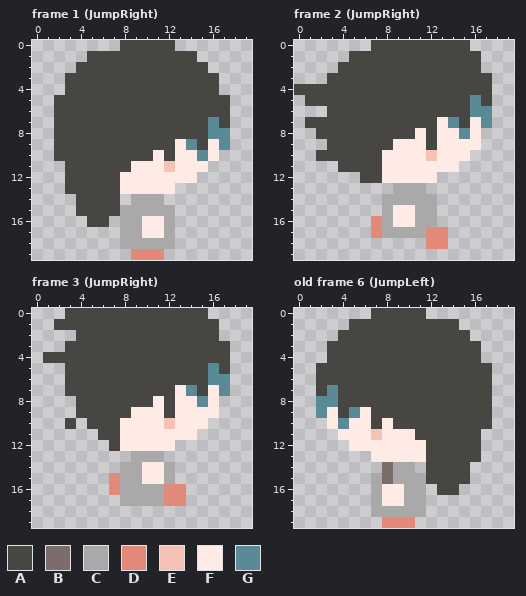
Two versions of one pixel-art file, Assets/Sprites/Characters/girlJUMP.aseprite. Above is the file before it was changed.
20x20 pixels, 10 frames. Shown: frame 1 (JumpRight), frame 2 (JumpRight), frame 3 (JumpRight), old frame 6 (JumpLeft). The commit also changed other frames, which this record leaves out.
Visible layers, top first: "Layer 2", "Layer 1".
Palette (. is transparent): A #484643  B #7d6c6c  C #a9a9a9  D #e28979  E #f4c3b3  F #ffebe5  G #5a8a96
Pixels before, frame 1 (JumpRight), first column x 2:
 0 ......AAAAA.....
 1 ...AAAAAAAAAA...
 2 ..AAAAAAAAAAAA..
 3 .AAAAAAAAAAAAAA.
 4 .AAAAAAAAAAAAAA.
 5 AAAAAAAAAAAAAAAA
 6 AAAAAAAAAAAAAAAA
 7 AAAAAAAAAAAAAAGA
 8 AAAAAAAAAAAAAAGG
 9 AAAAAAAAAAAFGAFG
10 AAAAAAAAAFAFFGF.
11 .AAAAAAFFFEFFF..
12 .AAAAAFFFFFFF...
13 .AAAAAFFFFF.....
14 ..AAAA.CCC......
15 ..AAAACCCCC.....
16 ...AA.CCFFC.....
17 ......CCFFC.....
18 ......CCCCC.....
19 .......DDD......
Pixels before, frame 2 (JumpRight), first column x 0:
 0 .......AAAAAAAAA..
 1 .....AAAAAAAAAAAA.
 2 ....AAAAAAAAAAAAA.
 3 ...AAAAAAAAAAAAAAA
 4 AAAAAAAAAAAAAAAAAA
 5 .AAAAAAAAAAAAAAAGA
 6 ...AAAAAAAAAAAAAGG
 7 .AAAAAAAAAAAAFGAFG
 8 ..AAAAAAAAAFAFFGF.
 9 ...AAAAAAFFFAFFFF.
10 ..AAAAAAFFFFEFFF..
11 ....AAAAFFFFFFF...
12 ......AAFFFFF.....
13 .........CCC......
14 ........CCCCC.....
15 ........CFFCC.....
16 .......DCFFCC.....
17 .......DCCCCDD....
18 ............DD....
Pixels before, frame 3 (JumpRight), first column x 1:
 0 ..AAAAAAAAAAAAA..
 1 .AAAAAAAAAAAAAAA.
 2 ...AAAAAAAAAAAAA.
 3 ..AAAAAAAAAAAAAAA
 4 AAAAAAAAAAAAAAAAA
 5 ..AAAAAAAAAAAAAGA
 6 ..AAAAAAAAAAAAAGG
 7 ..AAAAAAAAAAFGAFG
 8 ...AAAAAAAFAFFGF.
 9 ...AAAAAFFFAFFFF.
10 ..A.AAAFFFFEFFF..
11 .....AAFFFFFFF...
12 ......AFFFFF.....
13 ........CCC......
14 .......CCFFC.....
15 ......DCCFFC.....
16 ......DCCCCDD....
17 .......CCCCDD....
Pixels before, old frame 6 (JumpLeft), first column x 2:
 0 .....AAAAA......
 1 ...AAAAAAAAAA...
 2 ..AAAAAAAAAAAA..
 3 .AAAAAAAAAAAAAA.
 4 .AAAAAAAAAAAAAA.
 5 AAAAAAAAAAAAAAAA
 6 AAAAAAAAAAAAAAAA
 7 AGAAAAAAAAAAAAAA
 8 GGAAAAAAAAAAAAAA
 9 GFAGFAAAAAAAAAAA
10 .FGFFAFAAAAAAAAA
11 ..FFFEFFFAAAAAA.
12 ...FFFFFFFAAAAA.
13 .....FFFFFAAAAA.
14 ......BCC.AAAA..
15 .....CBCCCAAAA..
16 .....CFFCC.AA...
17 .....CFFCC......
18 .....CCCCC......
19 ......DDD.......
Once edited:
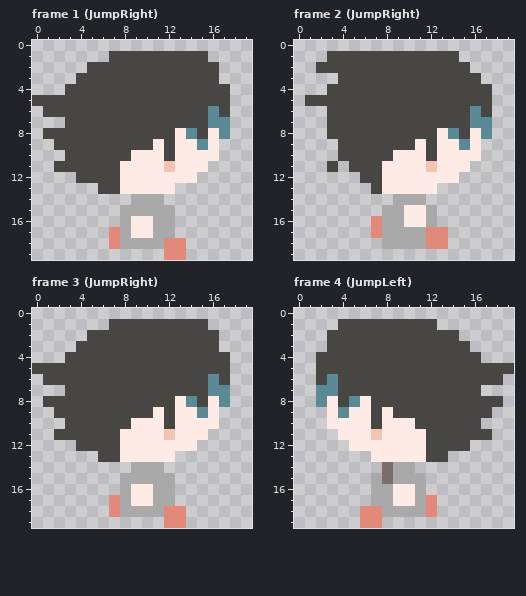
A new or re-ordered frame is compared with the old frame closest to it.
Difference:
frames re-ordered
Changed rows in their new state; - is an unchanged pixel.
Frame 1 (JumpRight), layers "Layer 2", "Layer 1":
first column x 0:
 0 --------.....-----
 1 -----..--------A--
 2 ----.-----------A-
 3 ---.--------------
 4 -----------------A
 5 AA----------------
 6 -A--------------G-
 7 --.--------------G
 8 -A-----------FG-F-
 9 -----------F--FG-.
10 --.------FF----F--
11 --A-----F---------
12 ---.--------------
13 ---...------------
14 ----....----------
15 ----....----------
16 -----..--F-C------
17 -------D-F-C------
18 -------D----DD----
19 ---------...DD----
Frame 2 (JumpRight), layers "Layer 2", "Layer 1":
first column x 0:
 0 -------.........--
 1 ---AA----------..-
 2 --AA------------.-
 3 ---.-------------.
 4 ...---------------
 5 ----------------A-
 6 -----------------A
 7 -..----------AA-G-
 8 --.--------A--GA-G
 9 ---.-----AA----G--
10 --..----A---A---F-
11 ---A.-------E--F--
12 -------------FF---
13 -------AFFFFF-----
14 --------.---.-----
15 ---------C-F------
16 ---------C-F------
18 --------CCCC------
Frame 3 (JumpRight), layers "Layer 2", "Layer 1":
first column x 0:
 0 ---.............--
 1 --.....---------.-
 2 ----.-------------
 3 ---.-------------.
 4 -..---------------
 5 AAA-------------A-
 6 -AA--------------A
 7 -------------AA-G-
 8 -AAA-------A--GA-G
 9 --AA-----AA----G--
10 ----A---A---A---F-
11 --AAAA------E--F--
12 ----AAA------FF---
13 ------AAFFFFF-----
14 --------.-CC.-----
15 -------.--CC------
16 -------.-FF-C.----
17 -------D-FF-C.----
18 -------DCCCCDD----
19 ------------DD----
Frame 4 (JumpLeft) against old frame 6 (JumpLeft), layers "Layer 2", "Layer 1":
first column x 2:
 0 -----.....--------
 1 --A--------..-----
 2 -A-----------.----
 3 --------------.---
 4 A-----------------
 5 ----------------AA
 6 -G--------------A-
 7 G--------------.--
 8 -F-GF-----------A-
 9 .-GF--F-----------
10 --F----FF------.--
11 ---------F-----A--
12 --------------.---
13 ------------...---
14 ----------....----
15 ----------....----
16 ------C-F--..-----
17 ------C-F-D-------
18 ----DD----D-------
19 ----DD...---------
Where, in picture pixels (left, top, right, bottom), the same in both pictures:
changed: (32, 40, 230, 260)
changed: (294, 40, 492, 249)
changed: (32, 308, 230, 528)
changed: (316, 308, 514, 528)
